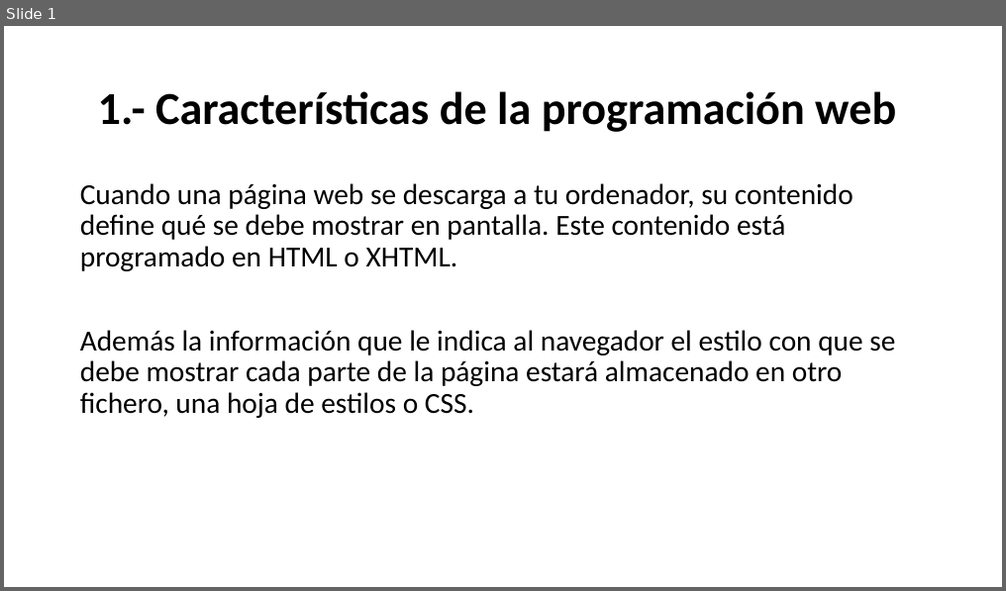
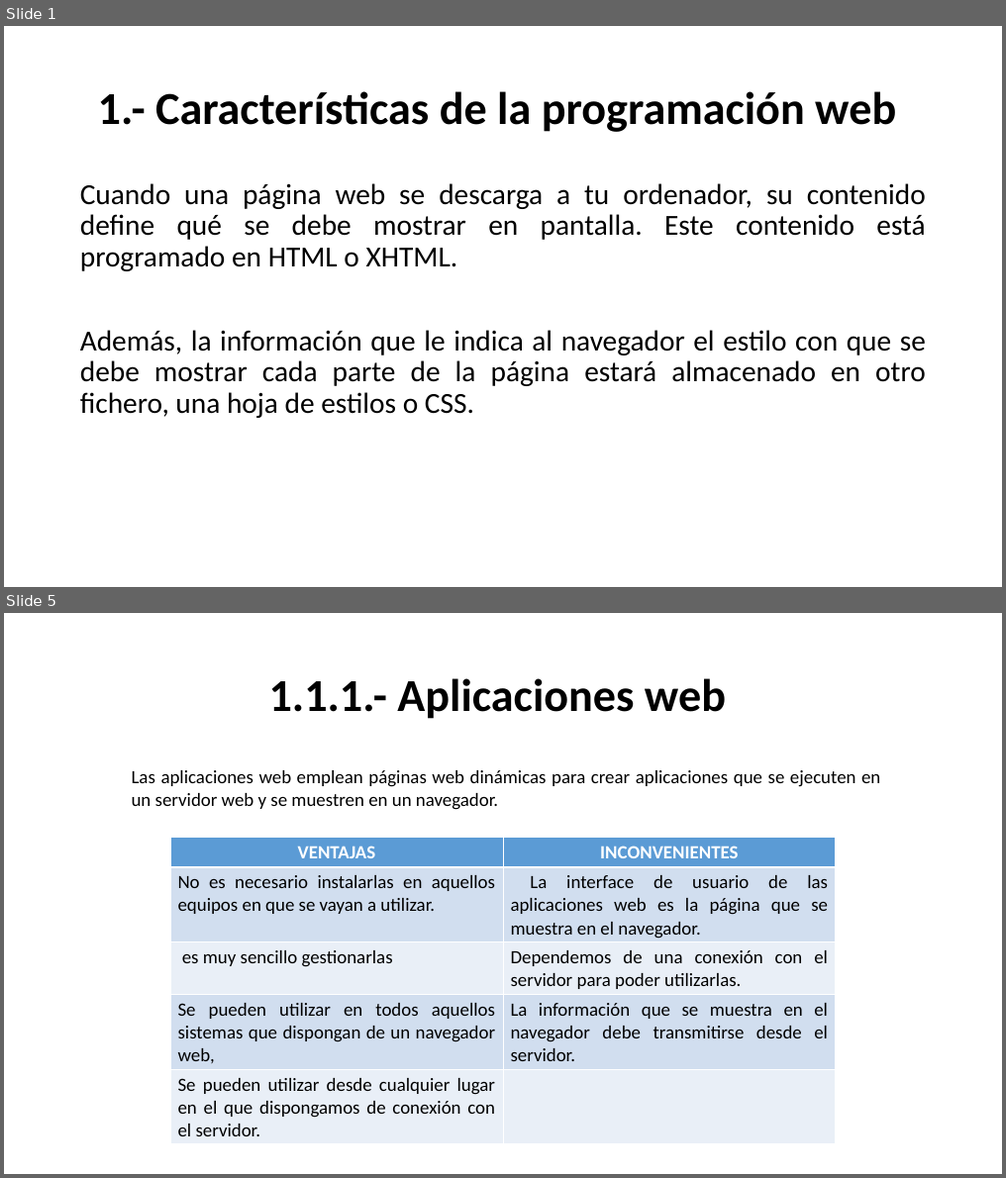
Before and after one commit to raulopsanch/DAW2, a slide deck: Desarrollo web en entorno servidor/Tema_01/Ejercicios/Raúl_Lòpez_Sánchez_Tarea_Tema_1.pptx. Shown one above the other, each under a label of ours: slide 1 before the commit, slides 1 and 5 after it; the slides between them are not shown. The pictures are 1006x591 and 1006x1178 pixels, drawn with LibreOffice and Linux fonts; fonts in the diff are those of the drawing. Boxes give left, top, right and bottom in pixels: in the first picture for what was removed or moved away, otherwise in the second. Text is boxed around its words. In the diff, an @@ line names an element or a change of style, - is before the commit and + after.

```diff
--- a/Desarrollo web en entorno servidor/Tema_01/Ejercicios/Raúl_Lòpez_Sánchez_Tarea_Tema_1.pptx
+++ b/Desarrollo web en entorno servidor/Tema_01/Ejercicios/Raúl_Lòpez_Sánchez_Tarea_Tema_1.pptx
@@ slide 5 added at box(4, 613, 1002, 1174), background #FFFFFF @@
@@ title added at box(269, 678, 726, 719), 44 pt, text #000000, bold @@
+1.1.1.- Aplicaciones web
@@ text added at box(132, 770, 880, 810), 18 pt, text #000000 @@
+Las aplicaciones web emplean páginas web dinámicas para crear aplicaciones que se ejecuten en un servidor web y se muestren en un navegador.
@@ table added at box(170, 838, 835, 1146), 5 rows, 2 columns @@
+VENTAJAS | INCONVENIENTES
+No es necesario instalarlas en aquellos equipos en que se vayan a utilizar. | La interface de usuario de las aplicaciones web es la página que se muestra en el navegador.
+es muy sencillo gestionarlas | Dependemos de una conexión con el servidor para poder utilizarlas.
+Se pueden utilizar en todos aquellos sistemas que dispongan de un navegador web, | La información que se muestra en el navegador debe transmitirse desde el servidor.
+Se pueden utilizar desde cualquier lugar en el que dispongamos de conexión con el servidor. | 
@@ slide 1 changed as well @@
@@ text at box(80, 183, 926, 272): alignment left to justified @@
@@ text at box(80, 330, 926, 418): text changed @@
-Además la información que le indica al navegador el estilo con que se debe mostrar cada parte de la página estará almacenado en otro fichero, una hoja de estilos o CSS.
+Además, la información que le indica al navegador el estilo con que se debe mostrar cada parte de la página estará almacenado en otro fichero, una hoja de estilos o CSS.
```
Also in this commit, not shown: 3 other slides added, 1 slide removed, 1 other file.
